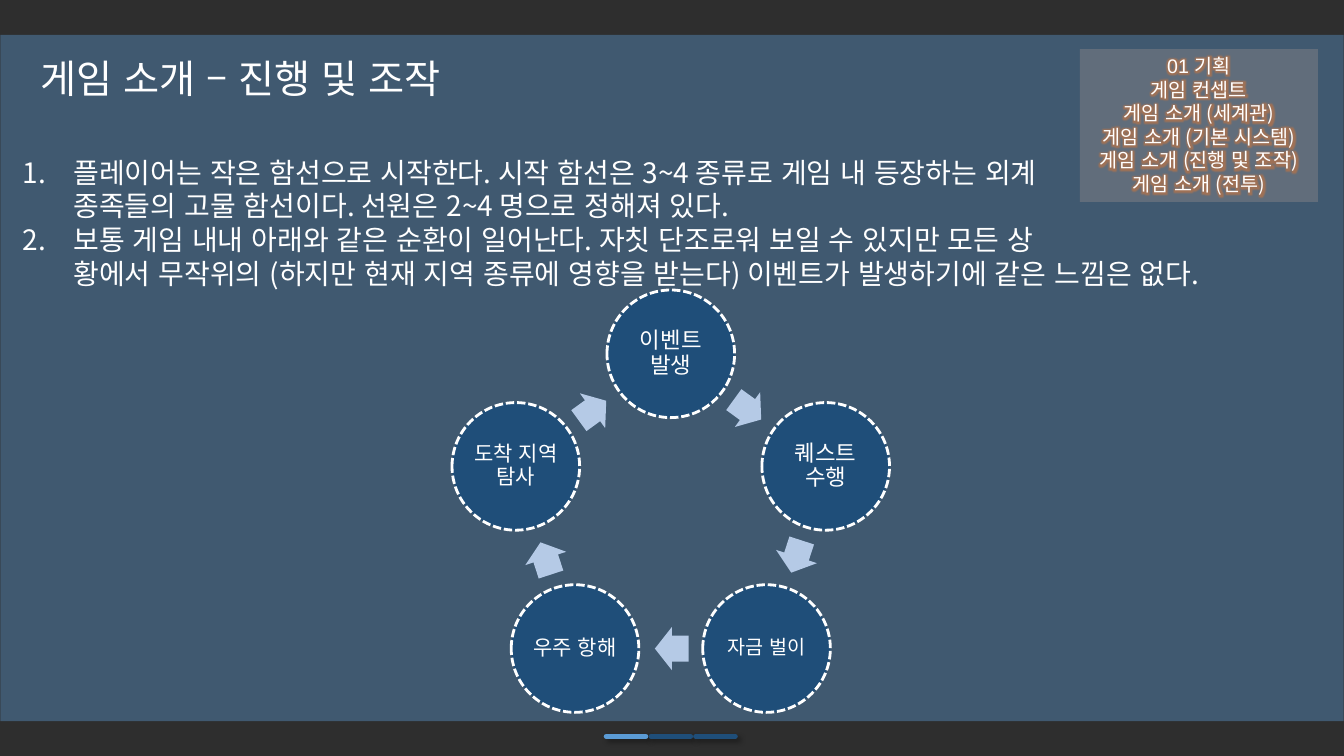
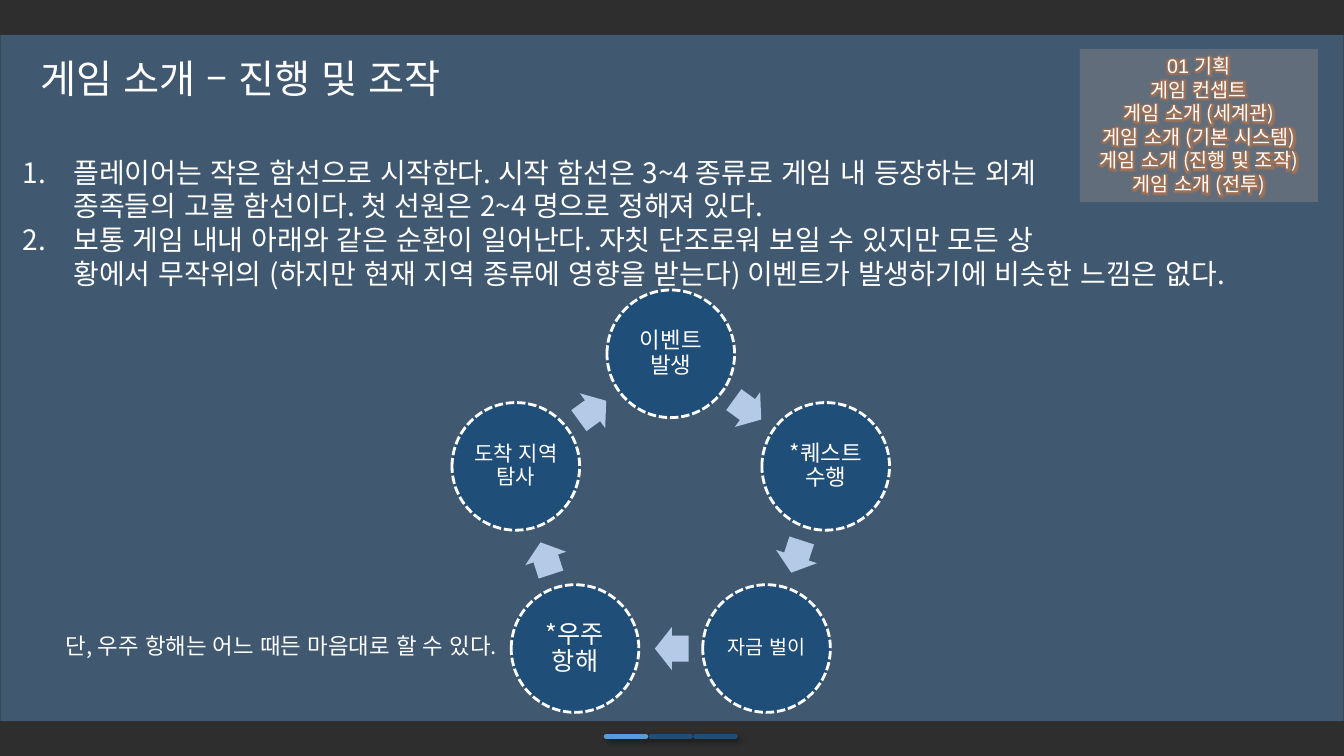
Before and after one commit to iconstudio/2017-Platformer, a slide deck: slide 11 of slides/Cosmos_20171105.pptx. Drawn at 1344x756 pixels with LibreOffice and Linux fonts; fonts in the diff are those of the drawing; background and template pictures are left out; a plain dark background stands for a picture behind light text. Boxes give left, top, right and bottom in pixels: in the first picture for what was removed or moved away, otherwise in the second. Text is boxed around its words. In the diff, an @@ line names an element or a change of style, - is before the commit and + after.

```diff
--- a/slides/Cosmos_20171105.pptx
+++ b/slides/Cosmos_20171105.pptx
@@ text at (73, 159, 1225, 292): text changed @@
-1. 플레이어는 작은 함선으로 시작한다. 시작 함선은 3~4 종류로 게임 내 등장하는 외계
-   종족들의 고물 함선이다. 선원은 2~4 명으로 정해져 있다.
-2. 보통 게임 내내 아래와 같은 순환이 일어난다. 자칫 단조로워 보일 수 있지만 모든 상
-   황에서 무작위의 (하지만 현재 지역 종류에 영향을 받는다) 이벤트가 발생하기에 같은 느낌은 없다.
+1. 플레이어는 작은 함선으로 시작한다. 시작 함선은 3~4 종류로 게임 내 등장하는 외계
+   종족들의 고물 함선이다. 첫 선원은 2~4 명으로 정해져 있다.
+2. 보통 게임 내내 아래와 같은 순환이 일어난다. 자칫 단조로워 보일 수 있지만 모든 상
+   황에서 무작위의 (하지만 현재 지역 종류에 영향을 받는다) 이벤트가 발생하기에 비슷한 느낌은 없다.
@@ text at (790, 442, 862, 487): text changed @@
-퀘스트 수행
+*퀘스트 수행
@@ text at (546, 623, 604, 672): text changed; size 15 to 18 pt @@
-우주 항해
+*우주 항해
@@ text added at (66, 635, 498, 658), 16 pt, text #FFFFFF @@
+단, 우주 항해는 어느 때든 마음대로 할 수 있다.
```
Also in this commit, not shown: 4 other slides changed, 4 slides added.
